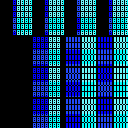
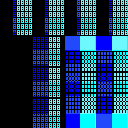
Two versions of the same layered image (128 x 128). Layer-by-layer changes:
painted on "foreground" over [65, 36, 128, 128]
